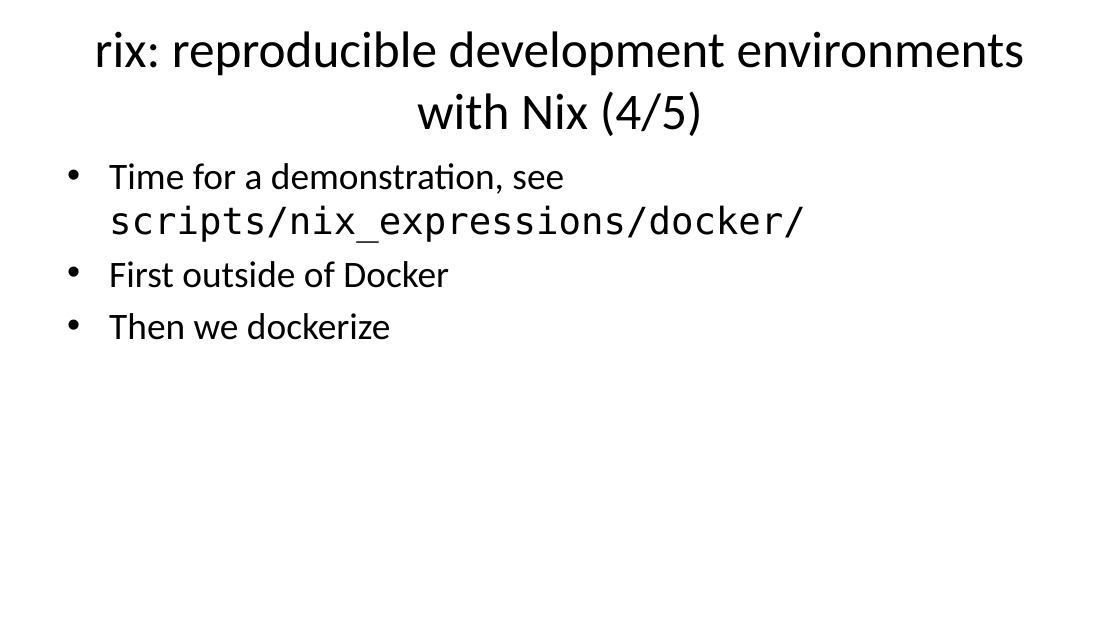
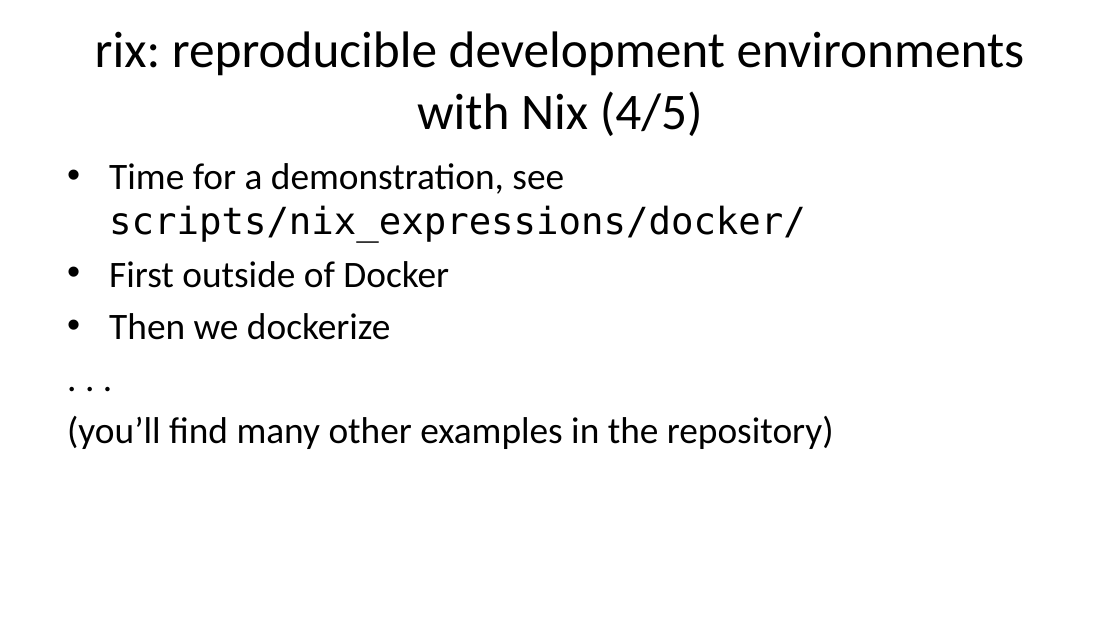
Before and after one commit to b-rodrigues/repro_basf, a slide deck: slide 33 of docs/index.pptx. Drawn at 1120x630 pixels with LibreOffice and Linux fonts; fonts in the diff are those of the drawing. Boxes give left, top, right and bottom in pixels: in the first picture for what was removed or moved away, otherwise in the second. Text is boxed around its words. In the diff, an @@ line names an element or a change of style, - is before the commit and + after.

```diff
--- a/docs/index.pptx
+++ b/docs/index.pptx
@@ text at box(67, 416, 834, 449): paragraphs added @@
+. . .
+(you’ll find many other examples in the repository)
```
Also in this commit, not shown: 6 other slides changed, 12 other files.
